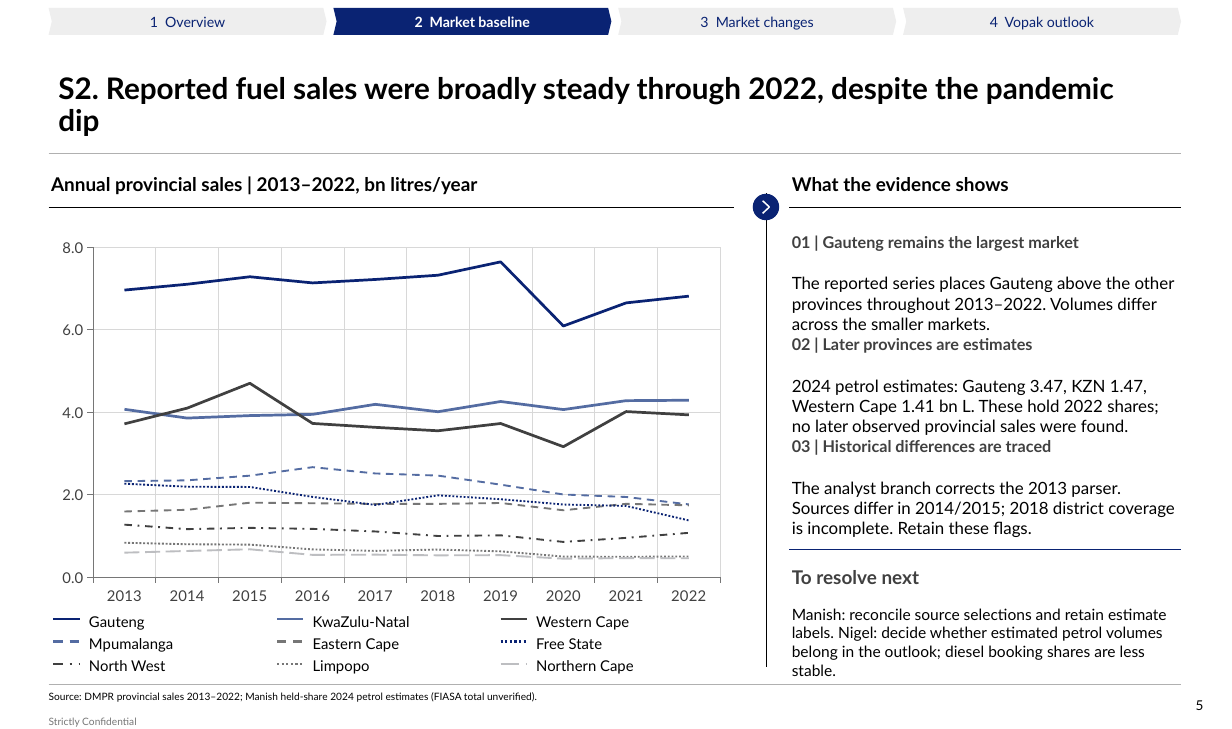
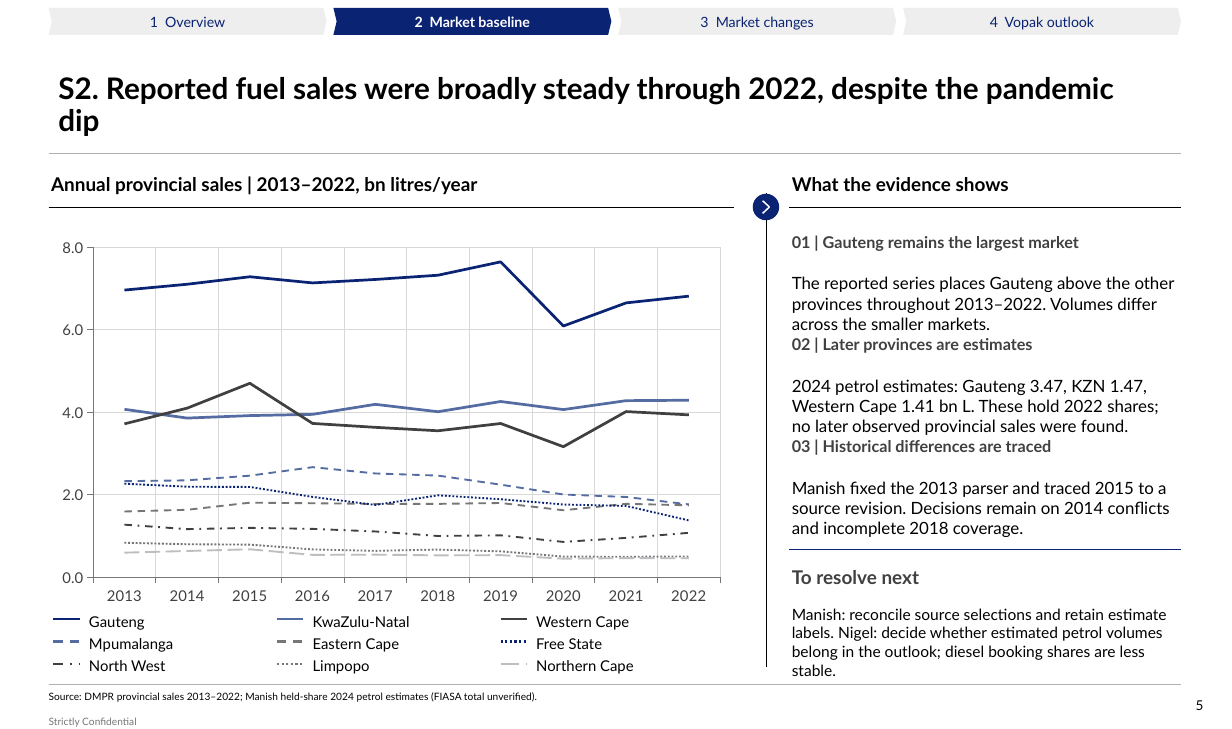
Before and after one commit to Africa-International-Advisors/liquid_fuels_model, a slide deck: slide 5 of pptx/output/delivered/Vopak_Week1_Convergence_2026_10_06.pptx. Drawn at 1232x729 pixels with LibreOffice and Linux fonts; fonts in the diff are those of the drawing; background and template pictures are left out. Boxes give left, top, right and bottom in pixels: in the first picture for what was removed or moved away, otherwise in the second. Text is boxed around its words. In the diff, an @@ line names an element or a change of style, - is before the commit and + after.

Commit message:
Restore reach map and waterfall, fix units and contrast, reconcile Manish feedback

```diff
--- a/pptx/output/delivered/Vopak_Week1_Convergence_2026_10_06.pptx
+++ b/pptx/output/delivered/Vopak_Week1_Convergence_2026_10_06.pptx
@@ text at <box>792,481,1170,537</box>: text changed @@
-The analyst branch corrects the 2013 parser. Sources differ in 2014/2015; 2018 district coverage is incomplete. Retain these flags.
+Manish fixed the 2013 parser and traced 2015 to a source revision. Decisions remain on 2014 conflicts and incomplete 2018 coverage.
```
Also in this commit, not shown: 9 other slides changed, 9 other files.
